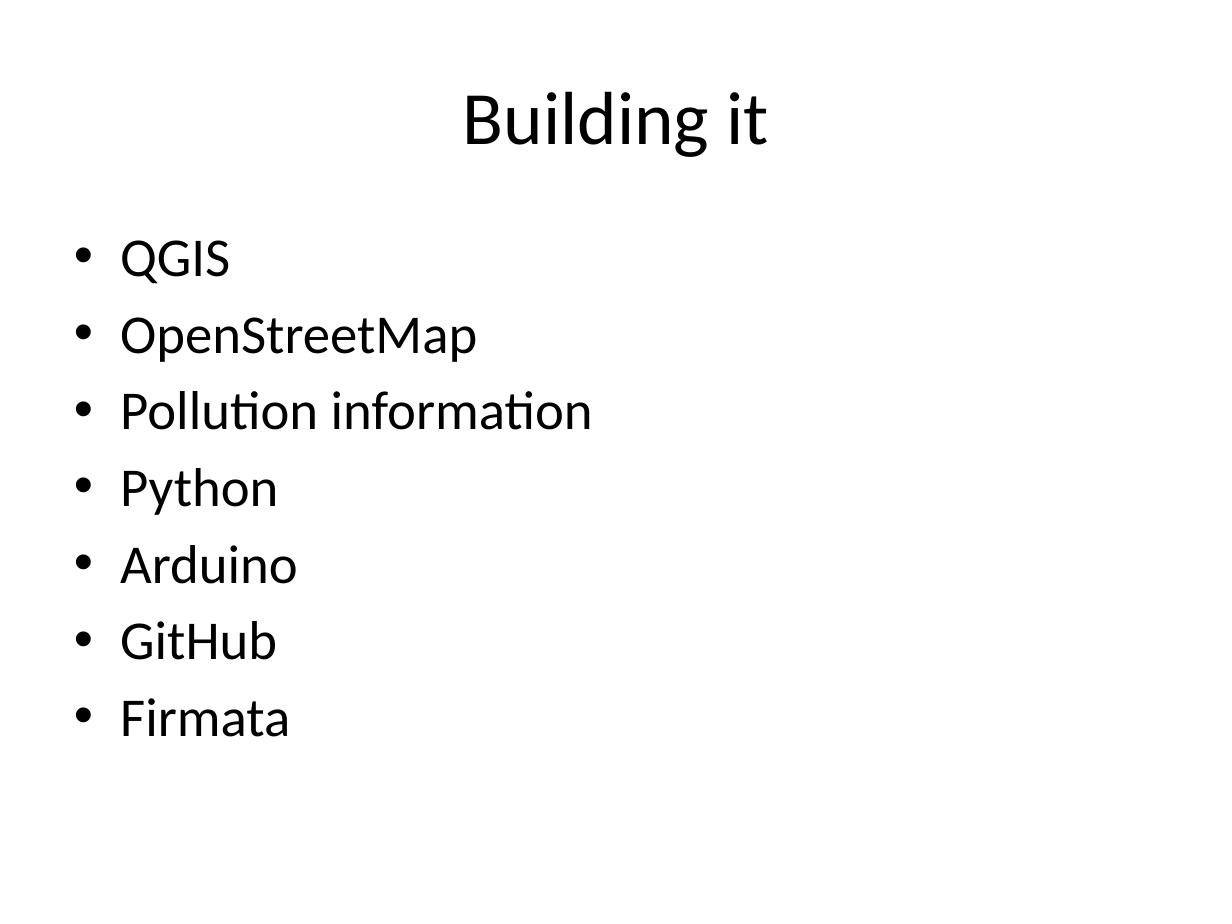
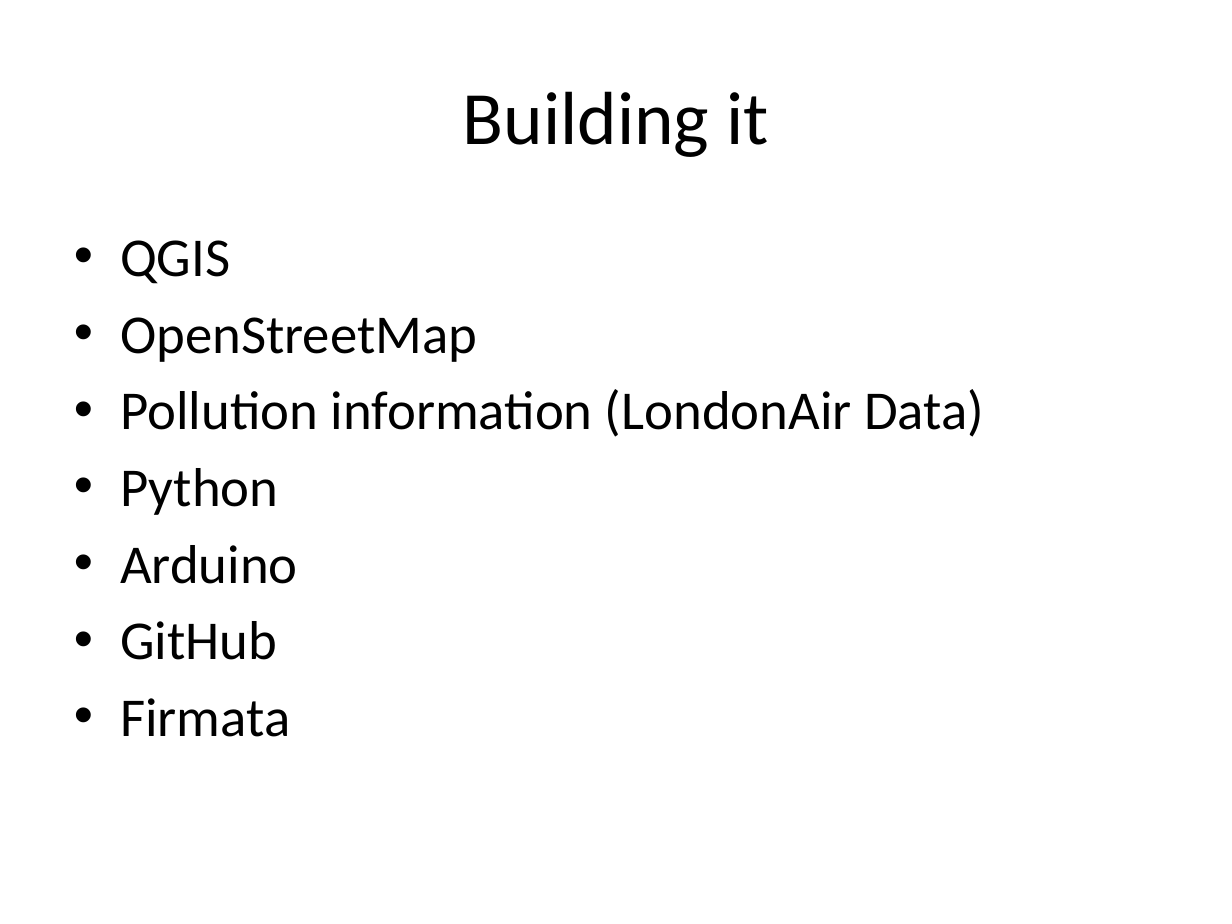
Before and after one commit to janink/Safe_the_air, a slide deck: slide 6 of Save the air with the Ardurino-Navigation-Service.pptx. Drawn at 1232x924 pixels with LibreOffice and Linux fonts; fonts in the diff are those of the drawing. Boxes give left, top, right and bottom in pixels: in the first picture for what was removed or moved away, otherwise in the second. Text is boxed around its words. In the diff, an @@ line names an element or a change of style, - is before the commit and + after.

Commit message:
up

```diff
--- a/Save the air with the Ardurino-Navigation-Service.pptx
+++ b/Save the air with the Ardurino-Navigation-Service.pptx
@@ text at (120,389,984,437): text changed @@
-• Pollution information
+• Pollution information (LondonAir Data)
```
